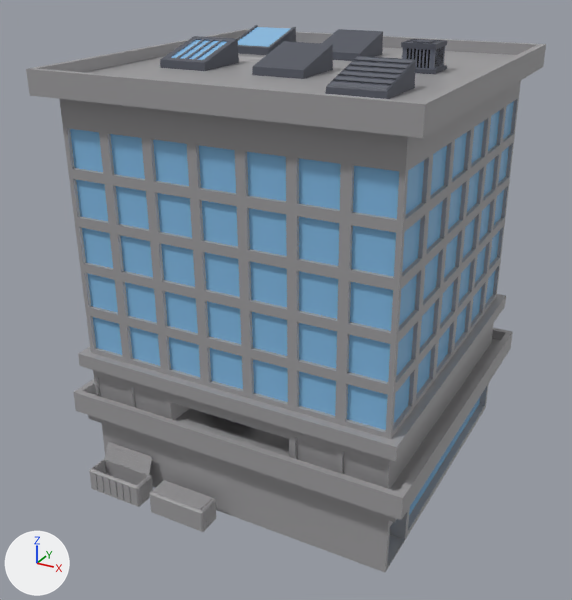
Before and after pictures for a commit that changed the FBX model 3D-Assets/Buildings/OfficeBuilding/Bank/Bank.fbx.
Camera for both pictures: a 50 mm lens placed at (-8.06, 0.13, 13.13), pointed at (-17.15, 16.65, 4.87). Lighting does not change. The marker at lower left points along +X, +Y and +Z. Where no turn or scale is listed for an object, it has been applied to the vertices. Vertices at the same position are counted once.

In view in the first picture: 'low poly store', 'office builiding'.
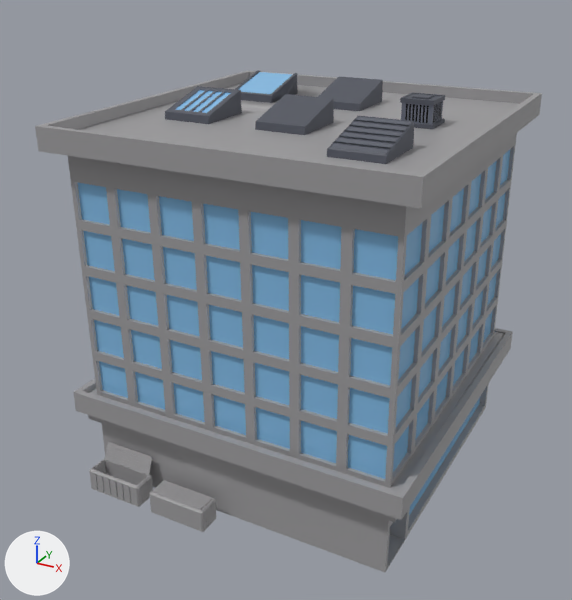
Changed parts and their boxes (x1, y1, x2, y2) in the pictures (572 x 600 px):
'office builiding', reshaped, moved (9% shorter): before (26, 25, 546, 489); after (35, 70, 542, 492)
part 1 of me_cube_035, deleted: before (93, 323, 494, 489)

The change, as a list of edits to the scene's bpy script:
```text
Change me_cube_035:
    used by ob_office_builiding; location = (-16.92, 17.46, 1.95)
    remove me_cube_035.from_pydata(...)  # 2418 vertices, 2411 faces; spans x -4.48..4.48, y -4.62..4.34, z -0.07..9.35
    add me_cube_035.from_pydata(...)  # 2258 vertices, 2239 faces; spans x -4.48..4.48, y -4.62..4.34, z 1.59..9.35
    me_cube_035 part 1
    160 vertices are removed from x -4.05..4.05, y -4.07..4.05, z -0.07..1.73
    172 faces are deleted
Change ob_office_builiding:
    ob_office_builiding.location: (-16.92, 17.46, 1.95) -> (-16.87, 17.46, 0.73)
```
